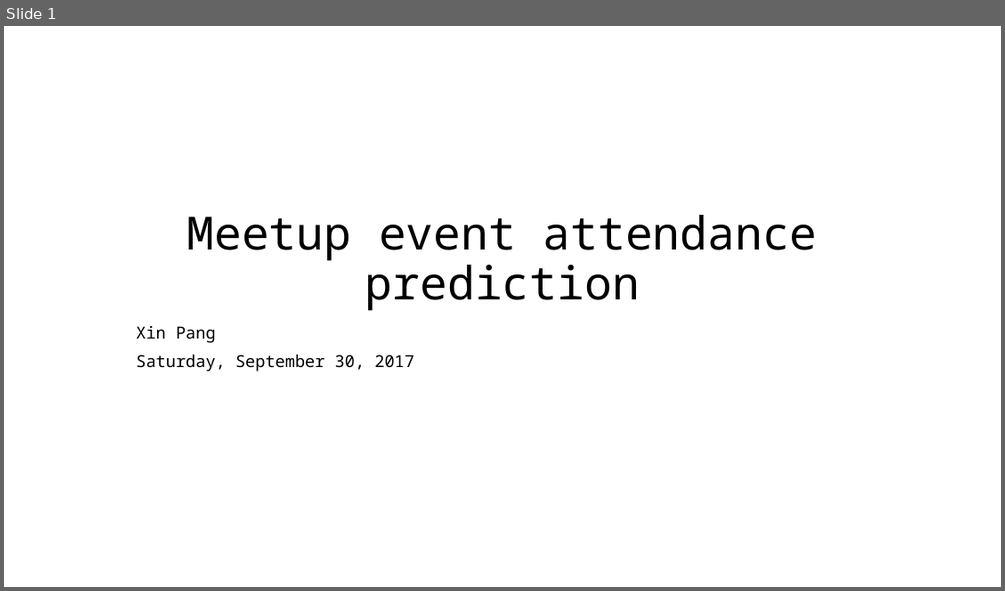
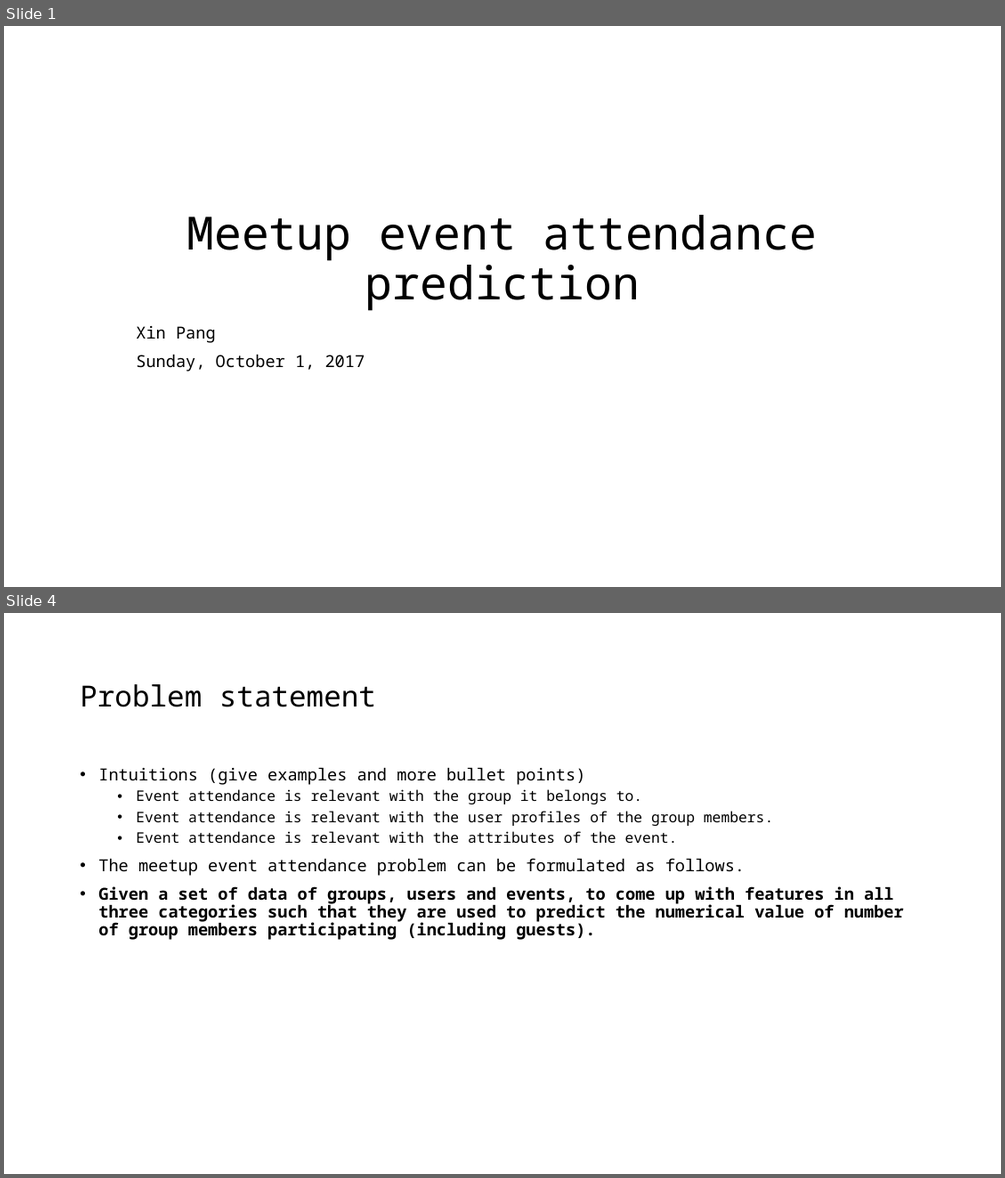
Before and after one commit to joyceXD/meetup-attendence-pred, a slide deck: presentation/meetup-attendance-prediction.pptx. Shown one above the other, each under a label of ours: slide 1 before the commit, slides 1 and 4 after it; the slides between them are not shown. The pictures are 1005x591 and 1005x1178 pixels, drawn with LibreOffice and Linux fonts; fonts in the diff are those of the drawing. Boxes give left, top, right and bottom in pixels: in the first picture for what was removed or moved away, otherwise in the second. Text is boxed around its words. In the diff, an @@ line names an element or a change of style, - is before the commit and + after.

Commit message:
Added new features.

```diff
--- a/presentation/meetup-attendance-prediction.pptx
+++ b/presentation/meetup-attendance-prediction.pptx
@@ slide 4 added at <box>4,613,1001,1174</box>, background #FFFFFF @@
@@ title added at <box>80,684,376,707</box>, 28 pt, text #000000 @@
+Problem statement
@@ text added at <box>98,767,904,940</box>, 16 pt, text #000000 @@
+• Intuitions (give examples and more bullet points)
+  • Event attendance is relevant with the group it belongs to.
+  • Event attendance is relevant with the user profiles of the group members.
+  • Event attendance is relevant with the attributes of the event.
+• The meetup event attendance problem can be formulated as follows.
+• Given a set of data of groups, users and events, to come up with features in all three categories such that they are used to predict the numerical value of number of group members participating (including guests).
@@ slide 1 changed as well @@
@@ subtitle at <box>136,354,365,371</box>: text changed @@
-Saturday, September 30, 2017
+Sunday, October 1, 2017
```
Also in this commit, not shown: 5 other slides added, 1 slide removed, 10 other files.
